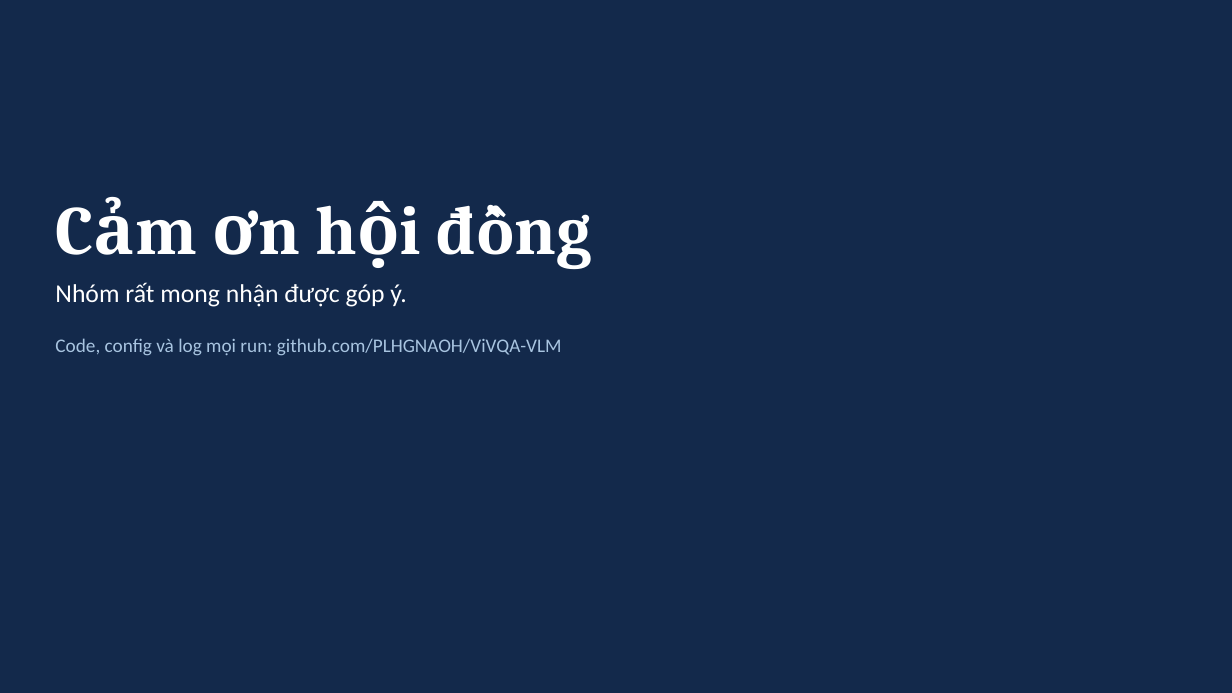
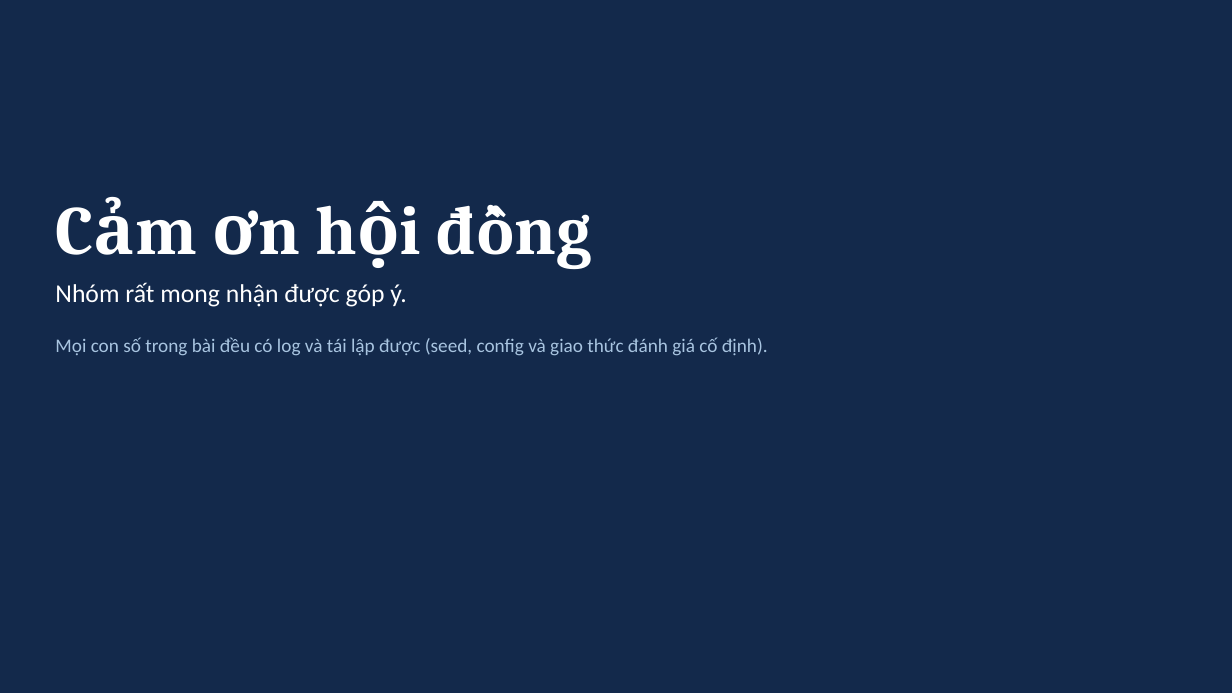
Before and after one commit to PLHGNAOH/ViVQA-VLM, a slide deck: slide 20 of docs/W07/ViVQA-VLM_Review2_TV.pptx. Drawn at 1232x693 pixels with LibreOffice and Linux fonts; fonts in the diff are those of the drawing. Boxes give left, top, right and bottom in pixels: in the first picture for what was removed or moved away, otherwise in the second. Text is boxed around its words. In the diff, an @@ line names an element or a change of style, - is before the commit and + after.

```diff
--- a/docs/W07/ViVQA-VLM_Review2_TV.pptx
+++ b/docs/W07/ViVQA-VLM_Review2_TV.pptx
@@ text at [55,337,768,356]: text changed @@
-Code, config và log mọi run: github.com/PLHGNAOH/ViVQA-VLM
+Mọi con số trong bài đều có log và tái lập được (seed, config và giao thức đánh giá cố định).
```
Also in this commit, not shown: 2 other files.
